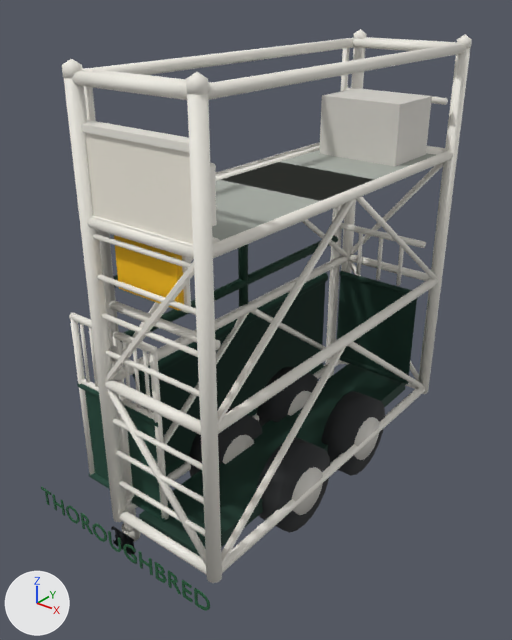
The Blender file assets/models/master/starting_stalls.blend: old version first, new version second.
Rendered twice from a 50 mm camera at (3.94, -3.13, 4.53) aimed at (0.22, 1.52, 1.65). The lights are fixed; the arrows at lower left show +X, +Y and +Z. The older version comes first.

Script lines for the objects in view, before the commit:
```python
ob_stall_bay = bpy.data.objects.new('stall_bay', me_stall_bay)
ob_stall_bay.location = (0.0, 0.0, 0.0)
ob_stall_gate_left = bpy.data.objects.new('stall_gate_left', me_stall_gate_left)
ob_stall_gate_left.location = (0.0, 0.0, 0.0)
ob_stall_tower = bpy.data.objects.new('stall_tower', me_stall_tower)
ob_stall_tower.location = (0.0, 0.0, 0.0)
# also in view: 'stall_gate_right' at (-0.25, 0.0, 1.25); 'stall_plaque' at (0.0, -0.16, 0.01)
```
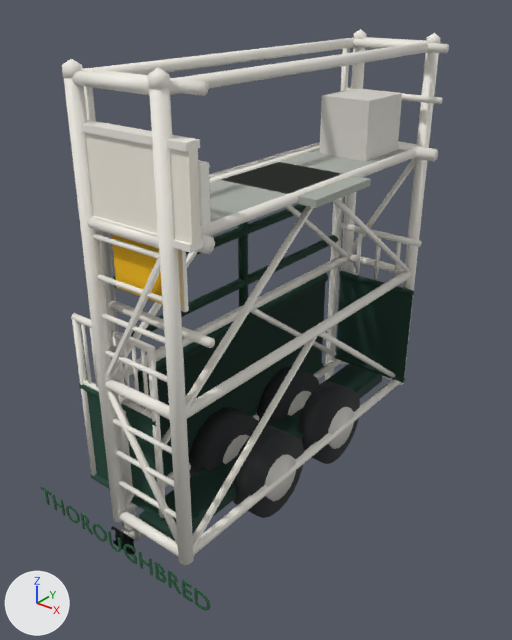
Pixel boxes [x1, y1, x2, y2] of what changed, in the pictures (512 x 640 px; the box of a moved part takes in the faces that stretch with it):
'stall_bay', reshaped
    before: [81, 38, 453, 542]
    after: [81, 38, 449, 542]
part 1 of me_stall_bay, moved or reshaped
    before: [210, 165, 217, 226]
    after: [198, 163, 211, 226]
part 2 of me_stall_bay, moved or reshaped
    before: [180, 256, 191, 313]
    after: [178, 249, 189, 312]
part 3 of me_stall_bay, moved or reshaped
    before: [396, 246, 404, 286]
    after: [394, 242, 401, 277]
part 4 of me_stall_bay, moved or reshaped
    before: [114, 235, 184, 310]
    after: [112, 235, 182, 307]
part 5 of me_stall_bay, moved or reshaped
    before: [337, 223, 426, 384]
    after: [335, 223, 422, 383]
part 6 of me_stall_bay, moved or reshaped
    before: [81, 68, 220, 248]
    after: [81, 68, 215, 254]
part 7 of me_stall_bay, moved or reshaped
    before: [109, 301, 221, 350]
    after: [109, 301, 215, 348]
part 8 of me_stall_bay, moved or reshaped (not visible before)
    after: [296, 196, 316, 208]
part 9 of me_stall_bay, moved or reshaped
    before: [221, 162, 374, 201]
    after: [221, 162, 371, 208]
part 10 of me_stall_bay, moved or reshaped
    before: [344, 38, 453, 155]
    after: [344, 38, 449, 162]
part 11 of me_stall_tower, moved or reshaped
    before: [106, 34, 472, 583]
    after: [106, 33, 441, 565]
'stall_partition', unchanged, uncovered by the edit
    after: [98, 198, 342, 541]

What the commit changed:
me_stall_bay is used by ob_stall_bay; location (0.0, 0.0, 0.0).
me_stall_bay had 862 vertices, 443 faces and spanned x -0.08..1.12, y -0.17..3.28, z 0.0..3.99.
me_stall_bay now has 862 vertices, 443 faces and spans x -0.08..1.07, y -0.17..3.28, z 0.0..3.99.
me_stall_bay part 1: the loose piece of 8 vertices spanning x 1.08..1.12, y -0.07..0.0, z 3.15..3.52 is moved by (-0.05, 0.0, 0.0).
me_stall_bay part 2: the loose piece of 8 vertices spanning x 0.22..0.88, y -0.05..-0.01, z 2.49..2.95 is moved by (-0.03, 0.0, 0.0).
me_stall_bay part 3: the loose piece of 12 vertices spanning x 0.78..0.81, y 3.18..3.22, z 1.6..2.1 is moved by (-0.04, 0.0, 0.0).
me_stall_bay part 4: the loose piece of 8 vertices spanning x 0.25..0.85, y -0.09..-0.05, z 2.52..2.92 is moved by (-0.03, 0.0, 0.0).
me_stall_bay part 5: all 98 vertices in x 1.02..1.04, y 3.16..3.23, z 0.47..2.13 are moved by (-0.05, 0.0, 0.0).
me_stall_bay part 6: 69 of the vertices in x 0.34..1.1, y -0.17..0.06, z 2.94..3.99 are scaled about their middle by (0.962, 1, 1), then moved by (-0.03, 0.0, 0.0).
me_stall_bay part 7: 8 of the vertices in x 1.1, y -0.03..0.03, z 2.27..2.34 are scaled about their middle by (0.962, 1, 1), then moved by (-0.03, 0.0, 0.0).
me_stall_bay part 8: 2 of the vertices in x 1.1, y 1.2, z 2.96..3.02 are scaled about their middle by (0.962, 1, 1), then moved by (-0.03, 0.0, 0.0).
me_stall_bay part 9: 2 of the vertices in x 1.1, y 2.0, z 2.96..3.02 are scaled about their middle by (0.962, 1, 1), then moved by (-0.03, 0.0, 0.0).
me_stall_bay part 10: all 24 vertices in x 1.1, y 3.14..3.26, z 2.94..3.99 are moved by (-0.05, 0.0, 0.0).
Other edits to the shape of me_stall_bay do not show in these pictures.
me_stall_tower is used by ob_stall_tower; location (0.0, 0.0, 0.0).
me_stall_tower had 1056 vertices, 660 faces and spanned x -0.01..1.21, y -0.21..3.41, z 0.0..4.07.
me_stall_tower now has 1056 vertices, 660 faces and spans x -0.01..0.91, y -0.21..3.41, z 0.0..4.07.
me_stall_tower part 11: 520 vertices moved from x 0.83..1.21, y -0.21..3.41, z 0.0..4.07 to x 0.53..0.91, y -0.21..3.41, z 0.0..4.07.
